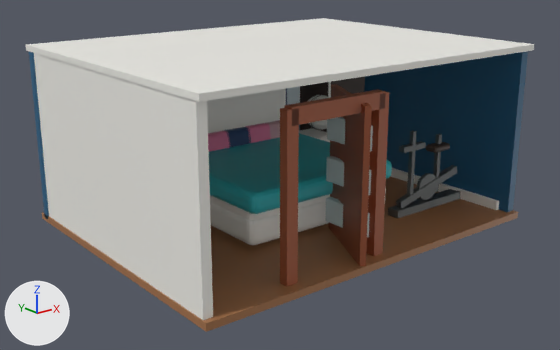
Before and after pictures for a commit that changed the Blender file blend/47334117.blend.
The view is the same before and after, from a 50 mm lens placed at (-8.33, -10.4, 4.93), pointed at (-0.11, -0.13, 0.82). The lights are fixed; the arrows at lower left show +X, +Y and +Z. The first picture is the older version.

The first picture shows 'back blue accent wall', 'bed base', 'bike beam', 'bike crank wheel', 'bike foot', 'bike foot.001', 'bike handle post', 'bike handlebars', 'bike saddle', 'ceiling', 'door jamb', 'door jamb.001', 'doorway header', 'frosted glass inset.001', 'frosted glass inset.002', 'left light wall', 'oak plank floor', 'open wood door', 'right blue wall', 'tall wardrobe', 'teal quilt', 'wardrobe silver trim', 'white headboard', 'white spherical segmented lamp' and 10 more.
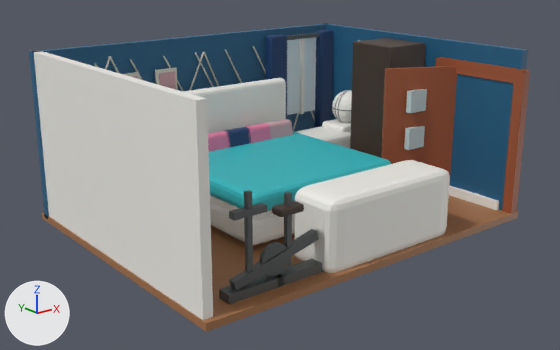
Commit message: Refine Blender scenes

Where the change shows, as pixel boxes (x1, y1, x2, y2) in the pictures (560 x 350 px):
'ceiling', hidden
    before: (26, 18, 535, 102)
'white two drawer cabinet.002', added
    after: (295, 160, 450, 273)
'open wood door', moved, turned
    before: (328, 84, 372, 266)
    after: (381, 66, 457, 185)
'tall wardrobe', moved, turned
    before: (300, 76, 365, 132)
    after: (350, 38, 426, 158)
'door jamb', moved, turned
    before: (280, 108, 299, 287)
    after: (502, 70, 530, 214)
'doorway header', moved, turned
    before: (284, 90, 386, 126)
    after: (439, 57, 526, 83)
'door jamb.001', moved, turned (mostly hidden afterwards)
    before: (366, 92, 389, 256)
    after: (435, 58, 439, 66)
'bike beam', moved
    before: (396, 165, 457, 208)
    after: (229, 229, 318, 290)
'bike foot', moved
    before: (388, 198, 434, 219)
    after: (219, 274, 284, 304)
'bike foot.001', moved
    before: (427, 189, 461, 208)
    after: (274, 258, 324, 285)
'bike handle post', moved
    before: (407, 131, 417, 195)
    after: (244, 190, 253, 273)
'frosted glass inset.001', moved, turned
    before: (326, 156, 371, 195)
    after: (404, 126, 425, 150)
'frosted glass inset.002', moved, turned
    before: (327, 117, 373, 152)
    after: (406, 89, 427, 113)
'bike crank wheel', moved
    before: (416, 173, 436, 200)
    after: (259, 242, 287, 277)
'white spherical segmented lamp', moved
    before: (308, 95, 328, 130)
    after: (332, 90, 352, 123)
'bike handlebars', moved
    before: (399, 141, 426, 153)
    after: (229, 203, 267, 221)
'bike saddle', moved
    before: (426, 142, 450, 153)
    after: (272, 201, 304, 217)
'white two drawer cabinet.003', added
    after: (322, 119, 351, 132)
'wardrobe silver trim', moved (not visible afterwards)
    before: (328, 82, 331, 98)
'back blue accent wall', unchanged, uncovered by the edit
    before: (29, 51, 300, 219)
    after: (29, 23, 329, 219)
'window bright glass', unchanged, uncovered by the edit
    before: (287, 86, 300, 105)
    after: (287, 37, 316, 115)
'navy curtain.001', unchanged, uncovered by the edit
    after: (314, 29, 334, 128)
'navy curtain', unchanged, uncovered by the edit
    before: (286, 88, 287, 105)
    after: (265, 34, 287, 119)

What the commit changed:
Object 'ceiling' (ob_ceiling) is now hidden.
Object 'tall wardrobe' (ob_tall_wardrobe) moves from (2.75, 1.65, 1.45) to (2.75, 0.07, 1.45).
Object 'tall wardrobe' (ob_tall_wardrobe) turns from (0, 0, 0) to (0, 0, 90) degrees about x, y and z.
Object 'wardrobe silver trim' (ob_wardrobe_silver_trim) moves from (2.21, 1.16, 1.45) to (3.0, 1.16, 1.45).
Object 'white spherical segmented lamp' (ob_white_spherical_segmented_lamp) moves from (2.15, 1.34, 1.38) to (2.94, 1.34, 1.38).
Object 'bike foot' (ob_bike_foot) moves from (1.9, -1.45, 0.12) to (-2.37, -2.32, 0.12).
Object 'bike foot.001' (ob_bike_foot_001) moves from (2.75, -1.45, 0.12) to (-1.52, -2.32, 0.12).
Object 'bike beam' (ob_bike_beam) moves from (2.32, -1.45, 0.45) to (-1.95, -2.32, 0.45).
Object 'bike crank wheel' (ob_bike_crank_wheel) moves from (2.3, -1.45, 0.45) to (-1.97, -2.32, 0.45).
Object 'bike saddle' (ob_bike_saddle) moves from (2.55, -1.45, 1.16) to (-1.72, -2.32, 1.16).
Object 'bike handle post' (ob_bike_handle_post) moves from (1.85, -1.45, 0.95) to (-2.42, -2.32, 0.95).
Object 'bike handlebars' (ob_bike_handlebars) moves from (1.85, -1.45, 1.28) to (-2.42, -2.32, 1.28).
Object 'doorway header' (ob_doorway_header) moves from (-0.9, -2.42, 2.55) to (3.28, -1.71, 2.55).
Object 'doorway header' (ob_doorway_header) turns from (0, 0, 0) to (0, 0, 90) degrees about x, y and z.
Object 'door jamb' (ob_door_jamb) moves from (-1.78, -2.42, 1.35) to (3.28, -2.59, 1.35).
Object 'door jamb' (ob_door_jamb) turns from (0, 0, 0) to (0, 0, 90) degrees about x, y and z.
Object 'door jamb.001' (ob_door_jamb_001) moves from (-0.02, -2.42, 1.35) to (3.28, -0.83, 1.35).
Object 'door jamb.001' (ob_door_jamb_001) turns from (0, 0, 0) to (0, 0, 90) degrees about x, y and z.
Object 'open wood door' (ob_open_wood_door) moves from (-0.15, -1.9, 1.3) to (2.76, -0.96, 1.3).
Object 'open wood door' (ob_open_wood_door) turns from (0, 0, -26) to (0, 0, 64) degrees about x, y and z.
Object 'frosted glass inset.001' (ob_frosted_glass_inset_001) moves from (-0.12, -1.9, 1.25) to (2.76, -0.93, 1.25).
Object 'frosted glass inset.001' (ob_frosted_glass_inset_001) turns from (0, 0, 0) to (0, 0, 90) degrees about x, y and z.
Object 'frosted glass inset.002' (ob_frosted_glass_inset_002) moves from (-0.12, -1.9, 1.95) to (2.76, -0.93, 1.95).
Object 'frosted glass inset.002' (ob_frosted_glass_inset_002) turns from (0, 0, 0) to (0, 0, 90) degrees about x, y and z.
Object 'white two drawer cabinet.003' (ob_white_two_drawer_cabinet_003) is new; it shows a copy of the mesh of ob_white_two_drawer_cabinet_001.
Its location is (2.73, 1.34, 0.8).
Its rotation in degrees is (0, 0, 90).
Its scale is (-0.592, -0.592, -0.592).
It gains a BEVEL modifier named 'soft rounded corners'.
Modifier setting: width = 0.12.
Modifier setting: width_pct = 0.12.
Modifier setting: segments = 3.
Object 'white two drawer cabinet.002' (ob_white_two_drawer_cabinet_002) is new; it shows a copy of the mesh of ob_white_two_drawer_cabinet_001.
Its location is (0.24, -2.14, 0.59).
Its scale is (2.38, 1.0, 1.29).
It gains a BEVEL modifier named 'soft rounded corners'.
Modifier setting: width = 0.12.
Modifier setting: width_pct = 0.12.
Modifier setting: segments = 3.
